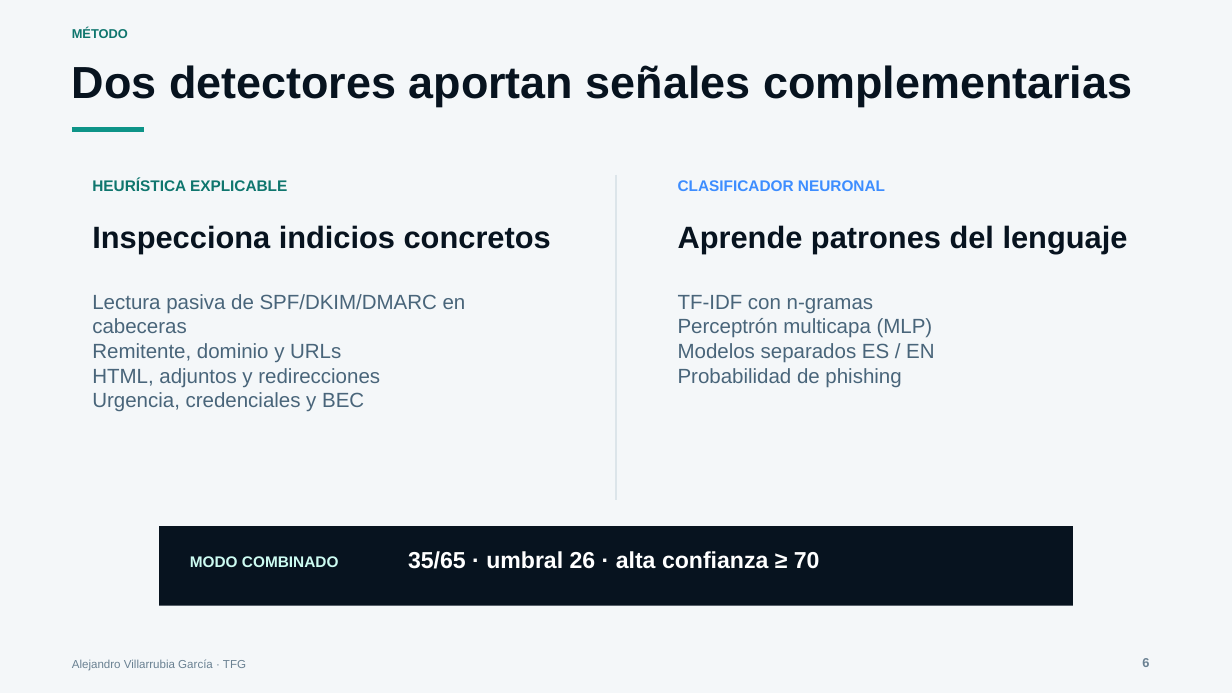
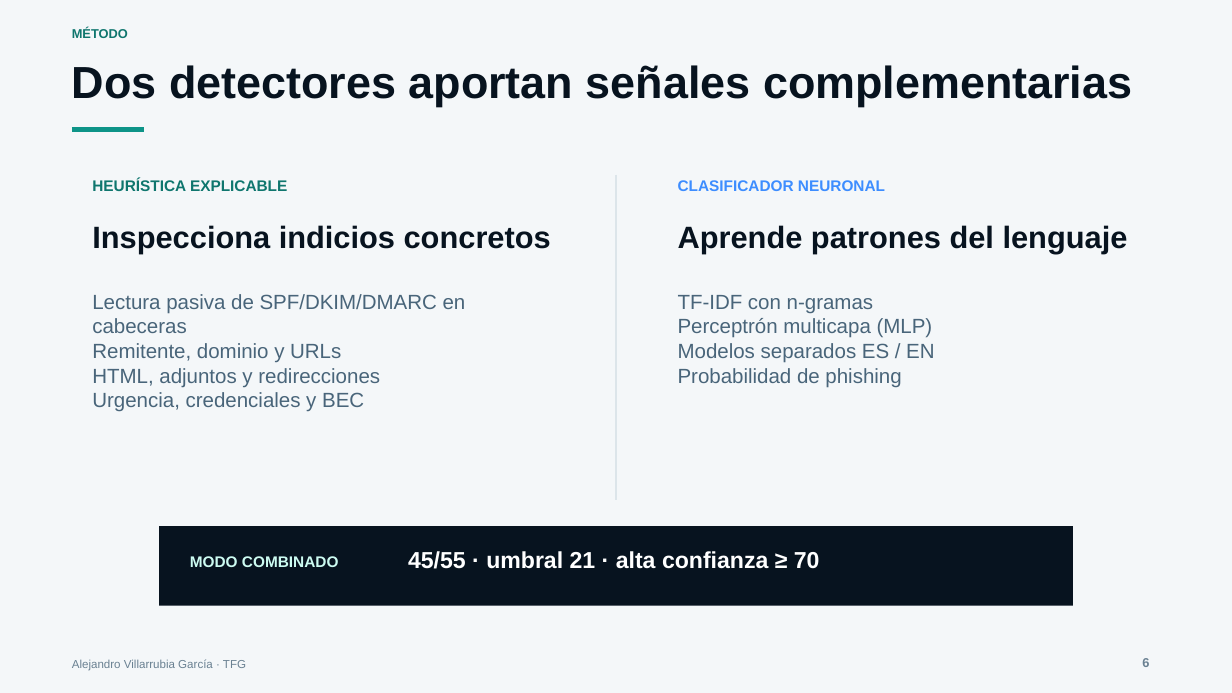
Before and after one commit to villarrubi/TFG, a slide deck: slide 6 of Presentacion_defensa_TFG.pptx. Drawn at 1232x693 pixels with LibreOffice and Linux fonts; fonts in the diff are those of the drawing. Boxes give left, top, right and bottom in pixels: in the first picture for what was removed or moved away, otherwise in the second. Text is boxed around its words. In the diff, an @@ line names an element or a change of style, - is before the commit and + after.

```diff
--- a/Presentacion_defensa_TFG.pptx
+++ b/Presentacion_defensa_TFG.pptx
@@ text at (408,551,820,569): text changed @@
-35/65 · umbral 26 · alta confianza ≥ 70
+45/55 · umbral 21 · alta confianza ≥ 70
```
Also in this commit, not shown: 3 other slides changed, 44 other files.
